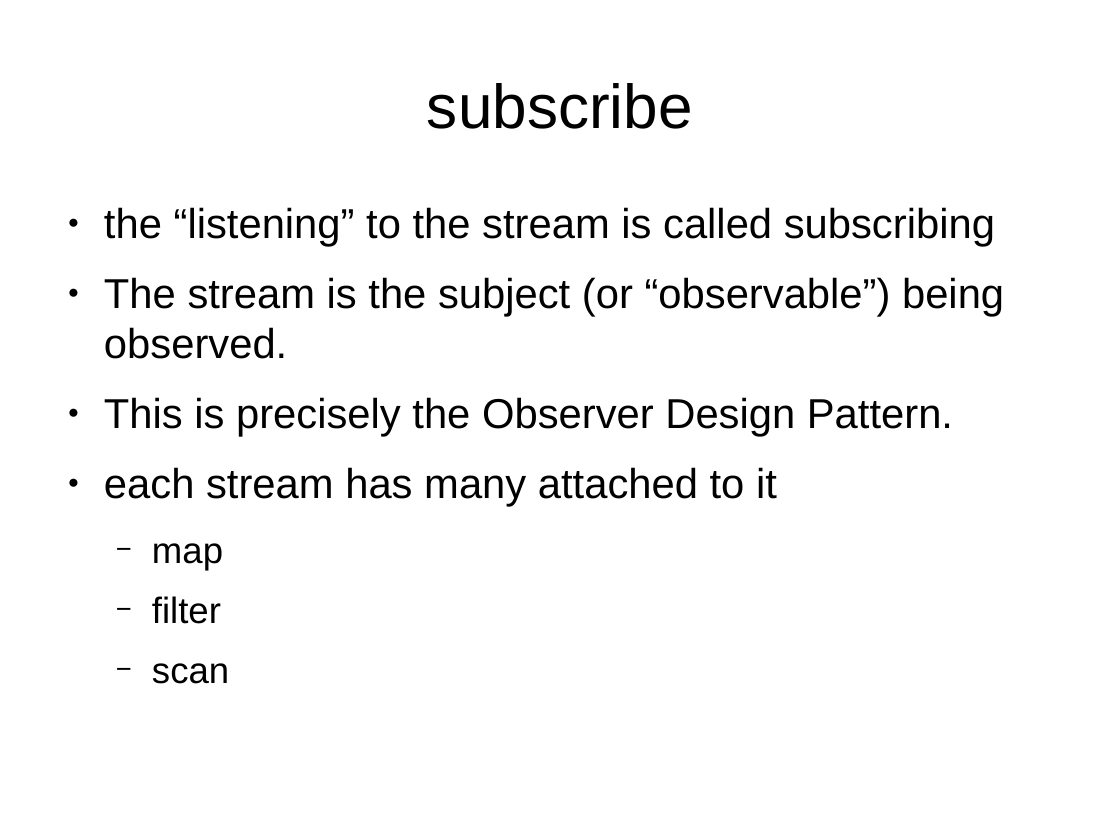
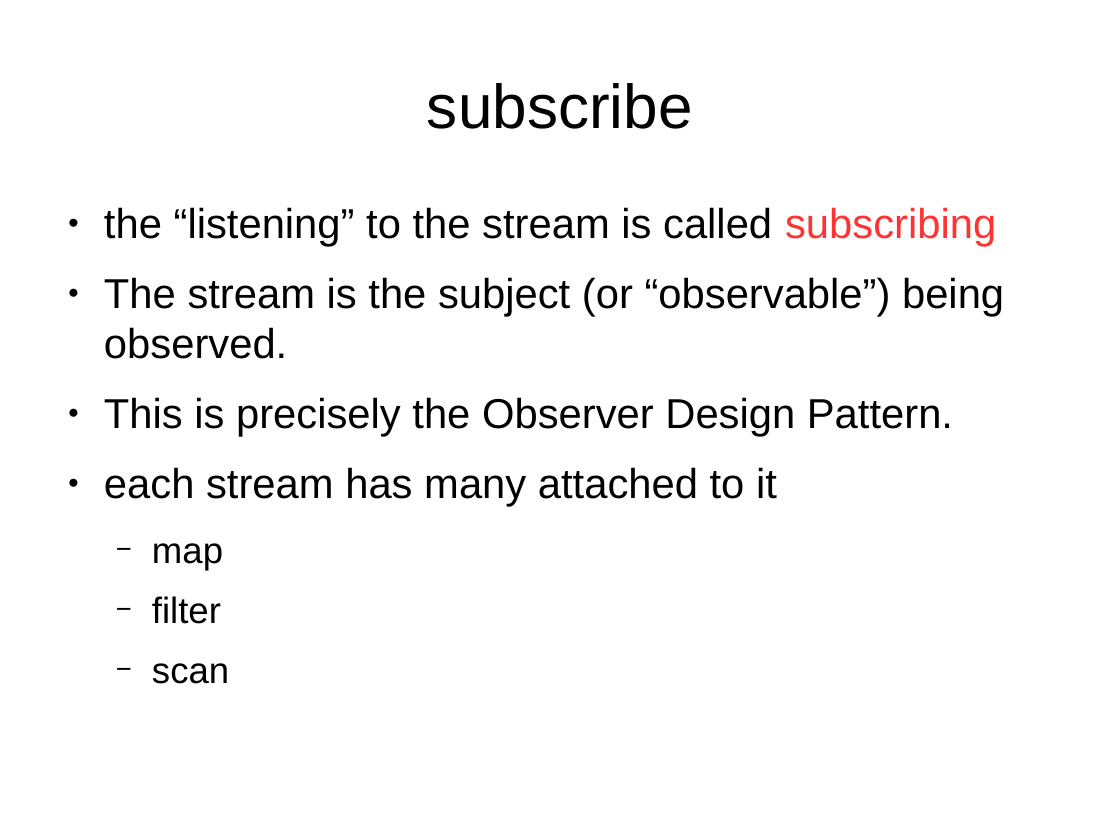
Before and after one commit to sallop/til, a slide deck: slide 10 of RxJS.odp (slide 7 before the commit). Drawn at 1120x840 pixels with LibreOffice and Linux fonts; fonts in the diff are those of the drawing. Boxes give left, top, right and bottom in pixels: in the first picture for what was removed or moved away, otherwise in the second. Text is boxed around its words. In the diff, an @@ line names an element or a change of style, - is before the commit and + after.

```diff
--- a/RxJS.odp
+++ b/RxJS.odp
@@ text at bbox=[104, 207, 996, 247]: text colour #000000 to #FF3333 in "subscribing" @@
```
Also in this commit, not shown: 6 other slides changed, 15 slides added.
